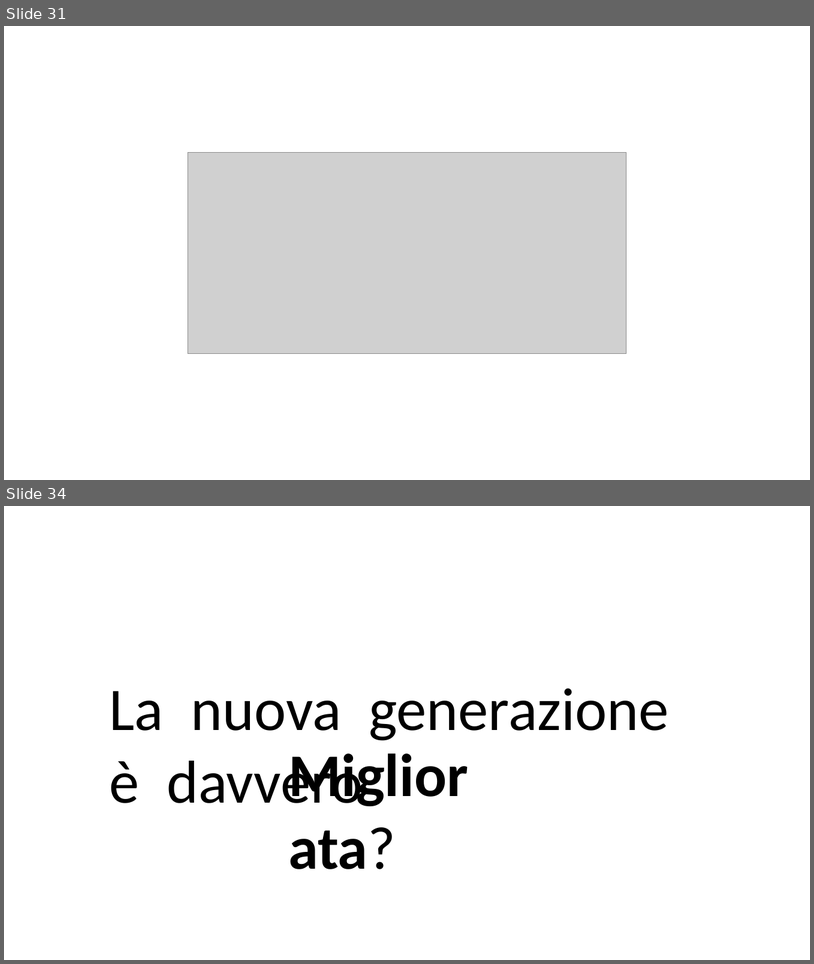
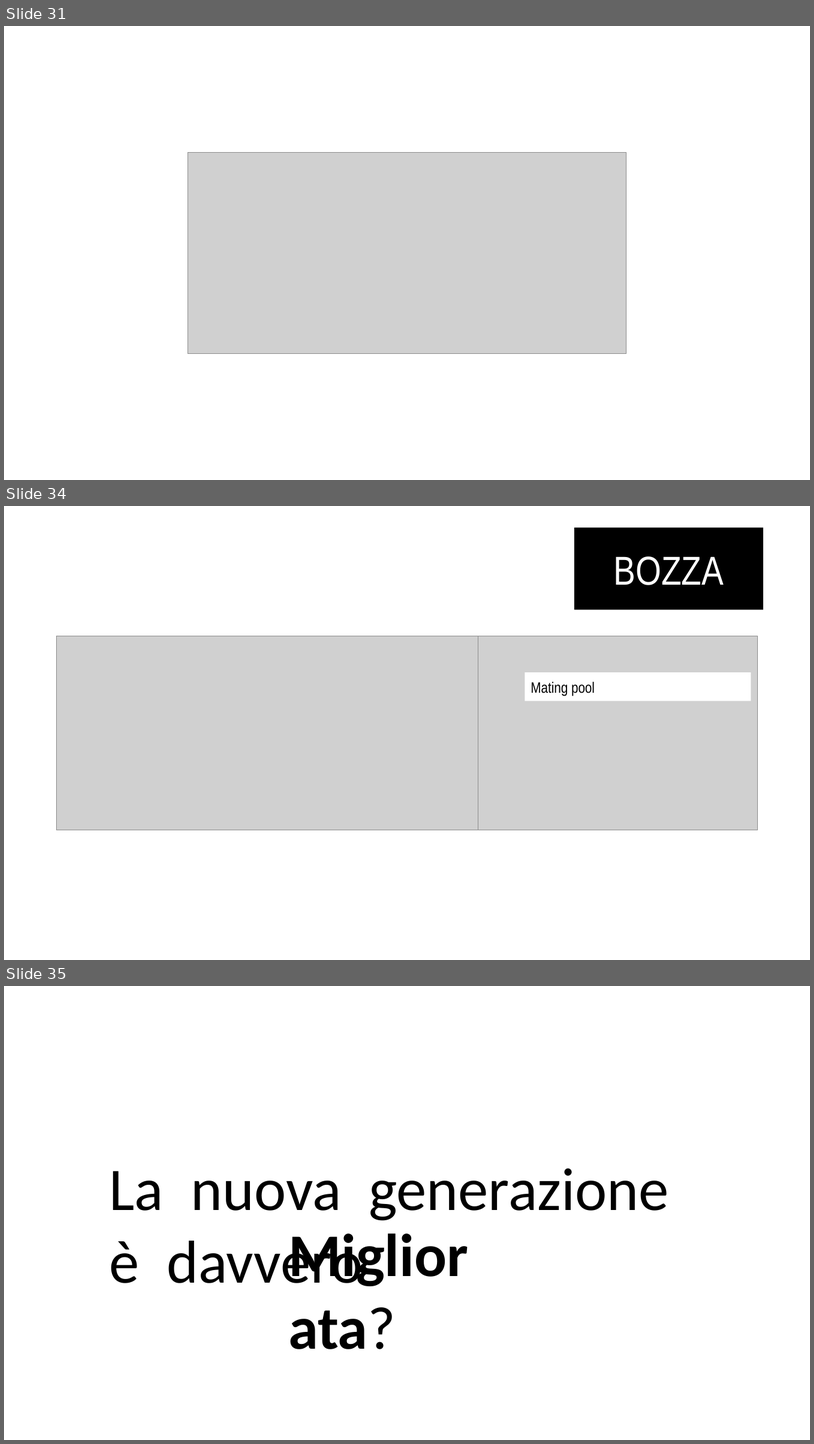
Before and after one commit to Teiolass/tesina, a slide deck: Presentazioni/Algoritmi genetici.pptx. Shown one above the other, each under a label of ours: slides 31 and 34 before the commit, slides 31, 34 and 35 after it; the slides between them are not shown. The pictures are 814x964 and 814x1444 pixels, drawn with LibreOffice and Linux fonts; fonts in the diff are those of the drawing; grey boxes stand for pictures. Boxes give left, top, right and bottom in pixels: in the first picture for what was removed or moved away, otherwise in the second. Text is boxed around its words. In the diff, an @@ line names an element or a change of style, - is before the commit and + after.

```diff
--- a/Presentazioni/Algoritmi genetici.pptx
+++ b/Presentazioni/Algoritmi genetici.pptx
@@ slide 34 added at box(4, 506, 810, 960), background #FFFFFF @@
@@ rectangle added at box(575, 528, 763, 610), fill #000000, 48 pt, text #FFFFFF @@
+BOZZA
@@ picture added at box(56, 636, 478, 830) @@
@@ picture added at box(479, 636, 758, 830) @@
@@ rectangle added at box(525, 672, 752, 701), fill #FFFFFF, 18 pt, text #000000 @@
+Mating pool
@@ what was slide 34 is now slide 35 @@
```
Also in this commit, not shown: 14 slides changed, 4 other slides added, 1 slide removed, 1 other file.
